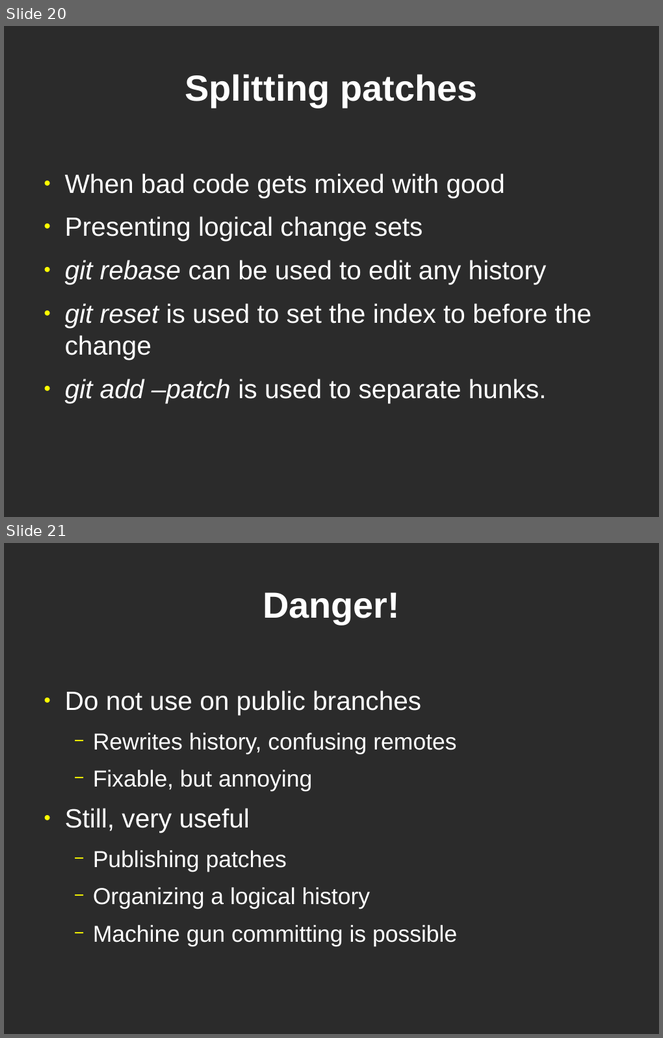
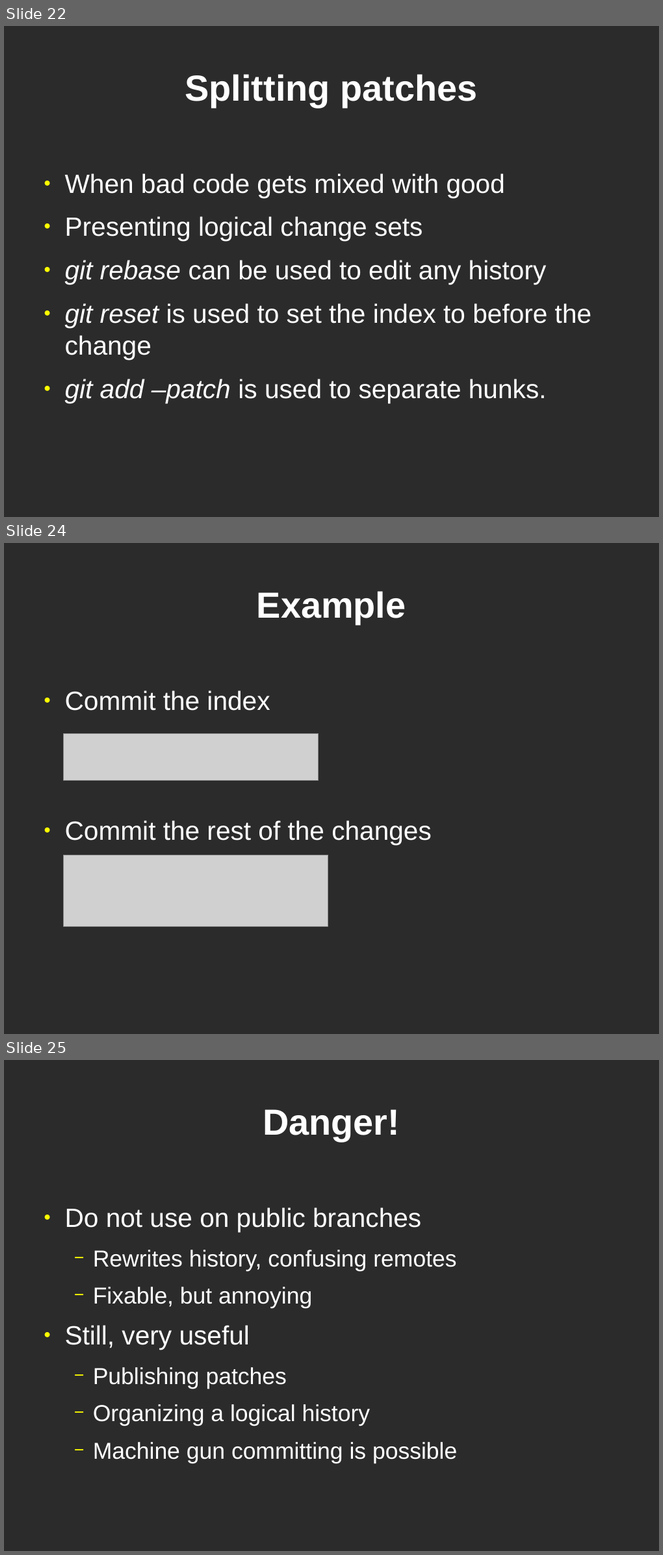
Before and after one commit to bjc/dvcs-git-slides, a slide deck: git.odp. Shown one above the other, each under a label of ours: slides 20 and 21 before the commit, slides 22, 24 and 25 after it; the slides between them are not shown. The pictures are 663x1038 and 663x1555 pixels, drawn with LibreOffice and Linux fonts; fonts in the diff are those of the drawing; grey boxes stand for pictures; background and template pictures are left out; a plain dark background stands for a picture behind light text. Boxes give left, top, right and bottom in pixels: in the first picture for what was removed or moved away, otherwise in the second. Text is boxed around its words. In the diff, an @@ line names an element or a change of style, - is before the commit and + after.

Commit message:
Add examples to slides.

```diff
--- a/git.odp
+++ b/git.odp
@@ slide 24 added at <box>4,543,659,1034</box>, background picture (left out) @@
@@ title added at <box>257,591,406,624</box>, 44 pt, text #FFFFFF, bold @@
+Example
@@ text added at <box>65,691,432,845</box>, 32 pt, text #FFFFFF @@
+● Commit the index
+● Commit the rest of the changes
@@ picture added at <box>63,734,319,781</box> @@
@@ picture added at <box>63,855,328,927</box> @@
@@ what was slide 20 is now slide 22 @@
@@ what was slide 21 is now slide 25 @@
```
Also in this commit, not shown: 6 slides changed, 4 other slides added, 1 slide removed.
